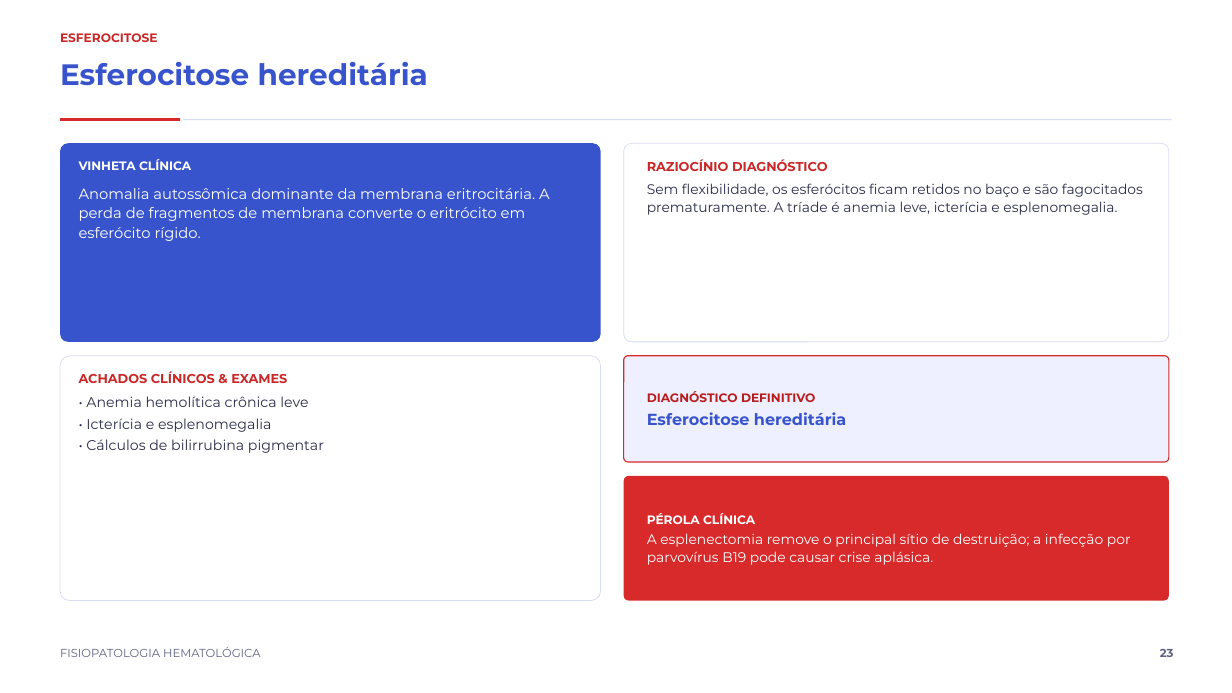
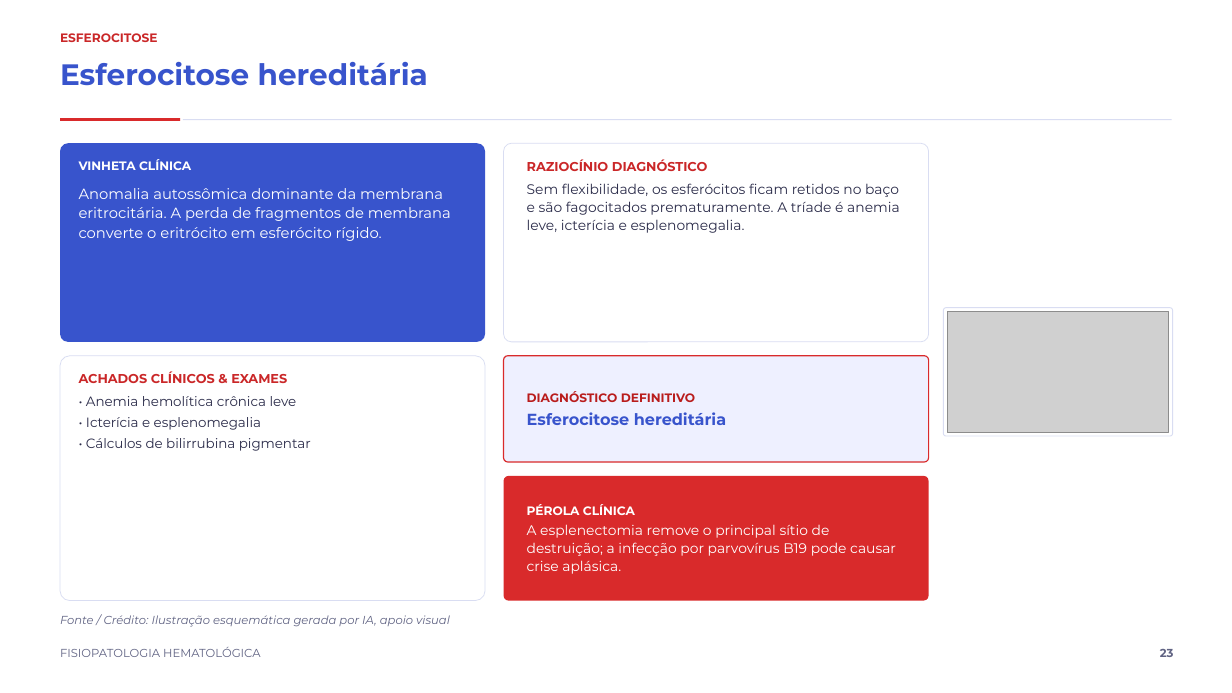
Before and after one commit to rpsin9096/slide-repo-v1, a slide deck: slide 23 of estudo-fisiopatologia-hematologica/fisiopatologia_hematologica.pptx. Drawn at 1232x693 pixels with LibreOffice and Linux fonts; fonts in the diff are those of the drawing; grey boxes stand for pictures. Boxes give left, top, right and bottom in pixels: in the first picture for what was removed or moved away, otherwise in the second. Text is boxed around its words. In the diff, an @@ line names an element or a change of style, - is before the commit and + after.

Commit message:
Adiciona imagens de apoio geradas por IA ao deck de fisiopatologia hematológica

```diff
--- a/estudo-fisiopatologia-hematologica/fisiopatologia_hematologica.pptx
+++ b/estudo-fisiopatologia-hematologica/fisiopatologia_hematologica.pptx
@@ rounded rectangle: place and size @@
-rounded rectangle at box(60, 143, 601, 342)
+rounded rectangle at box(60, 143, 485, 342)
@@ rounded rectangle: place and size @@
-rounded rectangle at box(624, 143, 1169, 342)
+rounded rectangle at box(504, 143, 929, 342)
@@ text "RAZIOCÍNIO DIAGNÓSTICO" rewrapped from box(647, 159, 1143, 215) to box(527, 159, 900, 233) @@
@@ text "Anomalia autossômica dominante da membrana ..." rewrapped from box(79, 188, 550, 241) to box(79, 188, 451, 241) @@
@@ rounded rectangle added at box(944, 308, 1173, 436), fill #FFFFFF, outline #D9DDF2 0.75 pt @@
@@ picture added at box(947, 311, 1169, 433) @@
@@ rounded rectangle: place and size @@
-rounded rectangle at box(60, 356, 601, 601)
+rounded rectangle at box(60, 356, 485, 601)
@@ rounded rectangle: place and size @@
-rounded rectangle at box(624, 356, 1169, 462)
+rounded rectangle at box(504, 356, 929, 462)
@@ text "DIAGNÓSTICO DEFINITIVO": place and size @@
-text "DIAGNÓSTICO DEFINITIVO" at box(647, 391, 846, 425)
+text "DIAGNÓSTICO DEFINITIVO" at box(527, 391, 726, 425)
@@ text at box(86, 396, 311, 451): size 11 to 10.5 pt in "• Anemia hemolítica crônica leve", "• Icterícia e esplenomegalia", "• Cálculos de bilirrubina pigmentar" @@
@@ rounded rectangle: place and size @@
-rounded rectangle at box(624, 476, 1169, 601)
+rounded rectangle at box(504, 476, 929, 601)
@@ text "PÉROLA CLÍNICA" rewrapped from box(647, 513, 1131, 565) to box(527, 504, 896, 574) @@
@@ text added at box(60, 615, 450, 627), 9 pt, text #606383, italic @@
+Fonte / Crédito: Ilustração esquemática gerada por IA, apoio visual
```
Also in this commit, not shown: 3 other slides changed, 5 other files.
